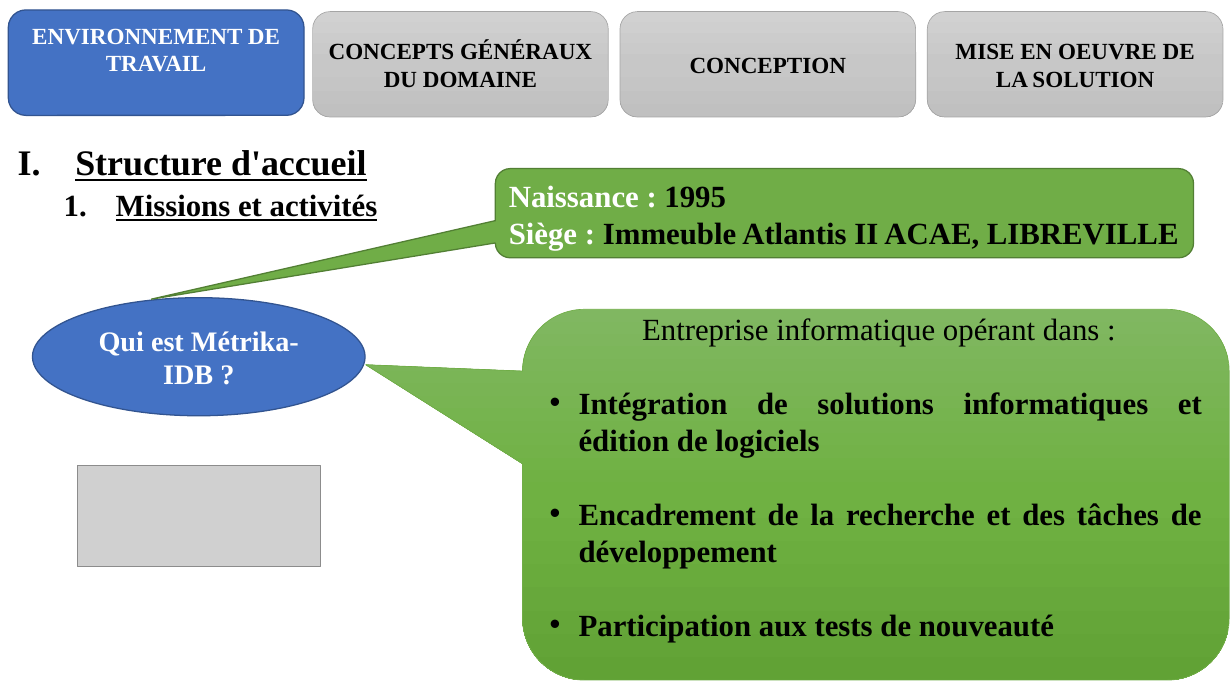
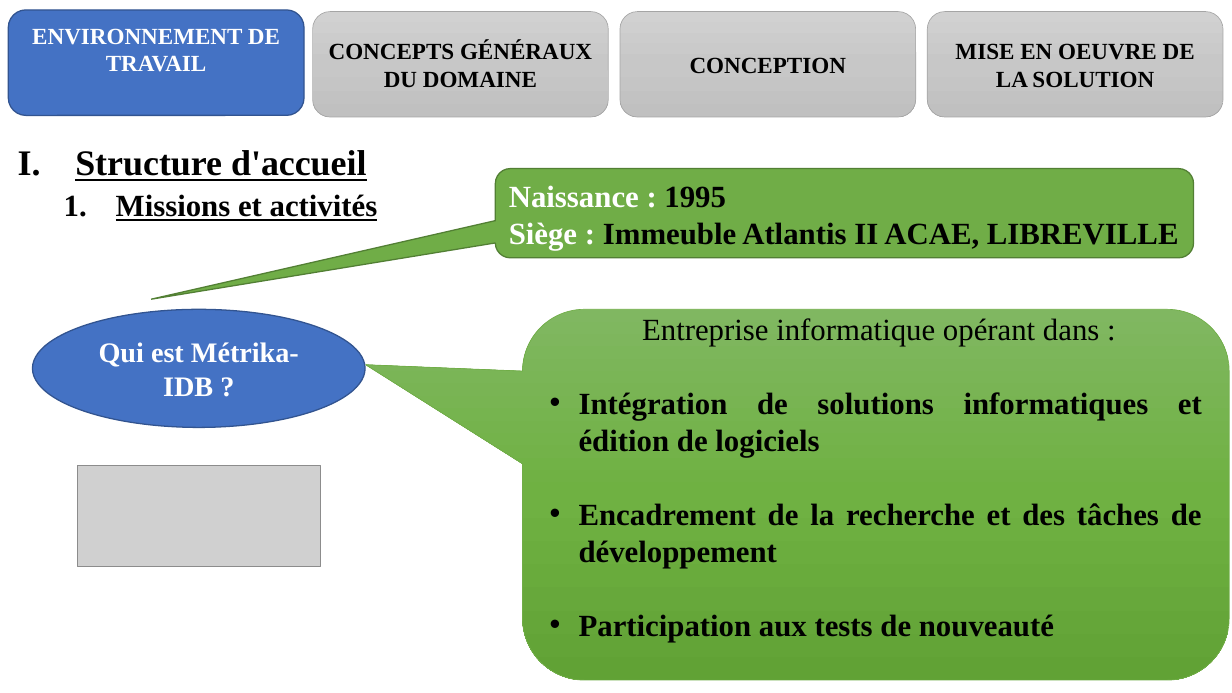
Before and after one commit to melaken/distdocs, a slide deck: slide 3 of Documents/theme/diapo.pptx. Drawn at 1232x693 pixels with LibreOffice and Linux fonts; fonts in the diff are those of the drawing; grey boxes stand for pictures. Boxes give left, top, right and bottom in pixels: in the first picture for what was removed or moved away, otherwise in the second. Text is boxed around its words. In the diff, an @@ line names an element or a change of style, - is before the commit and + after.

```diff
--- a/Documents/theme/diapo.pptx
+++ b/Documents/theme/diapo.pptx
@@ ellipse "Qui est Métrika-IDB ?": place and size @@
-ellipse "Qui est Métrika-IDB ?" at bbox=[32, 298, 365, 416]
+ellipse "Qui est Métrika-IDB ?" at bbox=[32, 310, 365, 428]
```
Also in this commit, not shown: 13 other slides changed, 2 other files.
